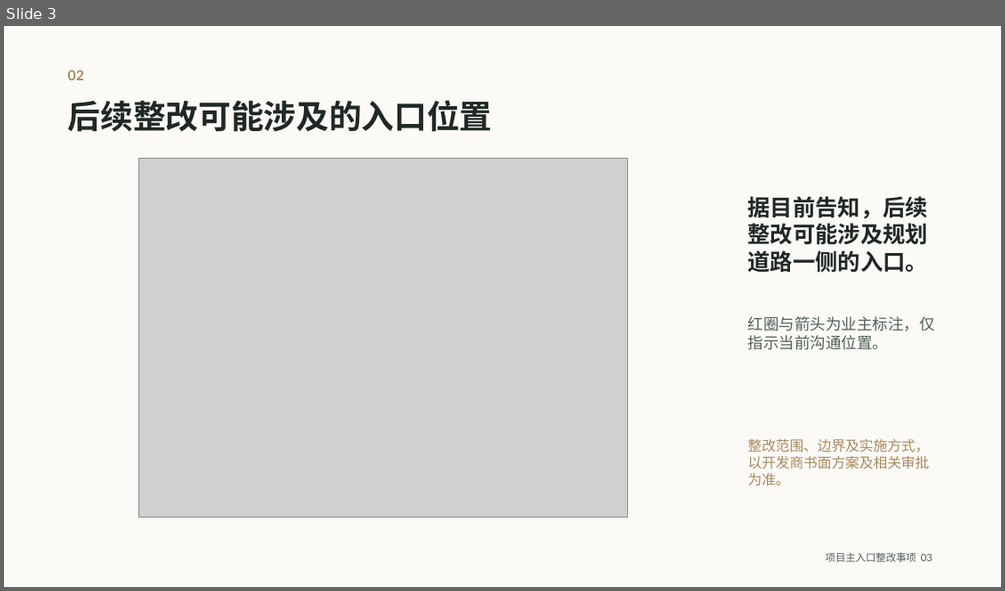
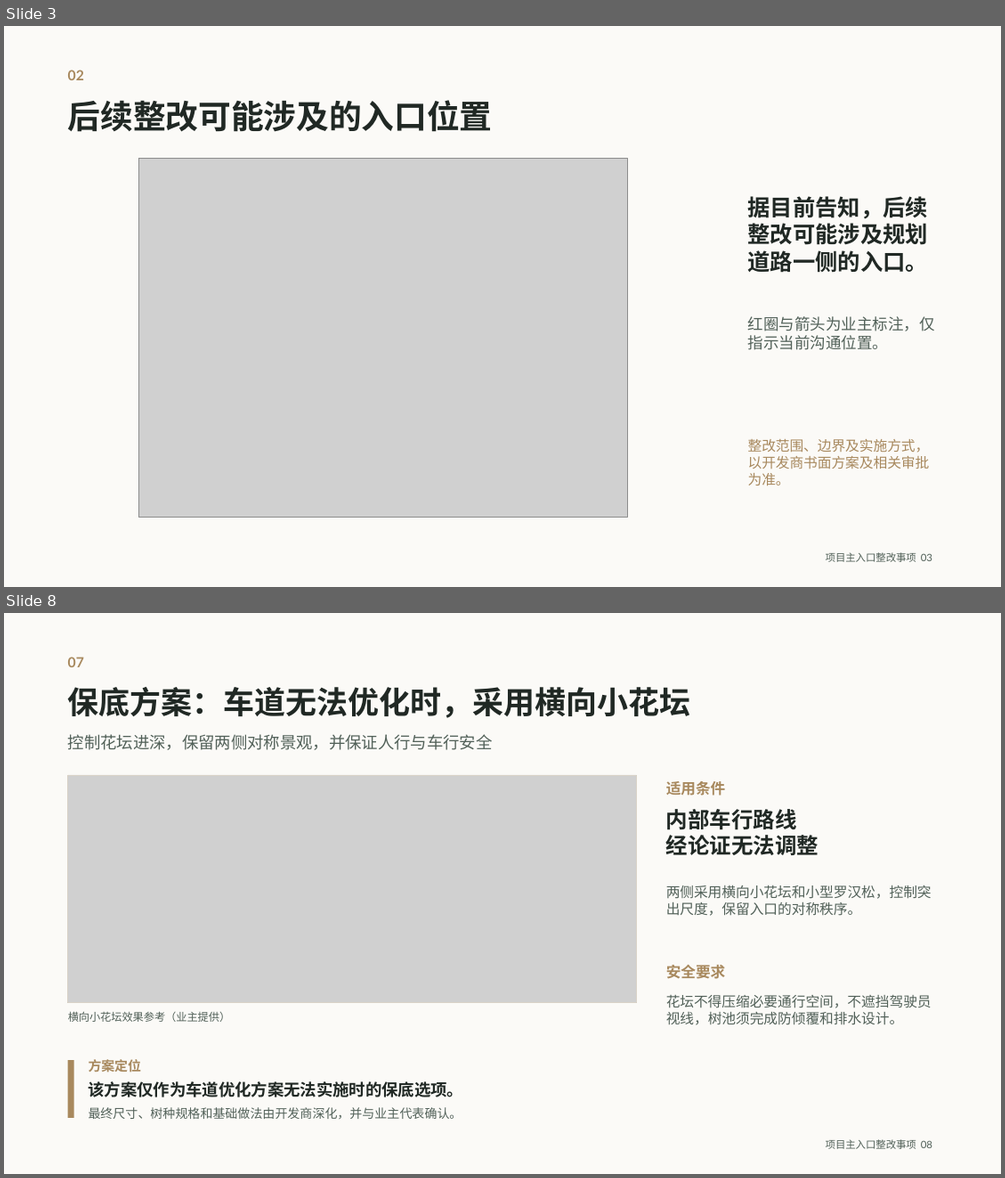
Before and after one commit to jwcesign/entrance-remediation-public-site, a slide deck: files/project-entrance-owner-opinion.pptx. Shown one above the other, each under a label of ours: slide 3 before the commit, slides 3 and 8 after it; the slides between them are not shown. The pictures are 1005x591 and 1005x1178 pixels, drawn with LibreOffice and Linux fonts; fonts in the diff are those of the drawing; grey boxes stand for pictures. Boxes give left, top, right and bottom in pixels: in the first picture for what was removed or moved away, otherwise in the second. Text is boxed around its words. In the diff, an @@ line names an element or a change of style, - is before the commit and + after.

```diff
--- a/files/project-entrance-owner-opinion.pptx
+++ b/files/project-entrance-owner-opinion.pptx
@@ slide 8 added at box(4, 613, 1001, 1174), background #FBFAF7 @@
@@ text added at box(68, 657, 84, 667), 13.5 pt, text #A8895E, bold @@
+07
@@ text added at box(68, 687, 691, 718), 30 pt, text #202824, bold @@
+保底方案：车道无法优化时，采用横向小花坛
@@ text added at box(68, 734, 493, 750), 15.8 pt, text #526159 @@
+控制花坛进深，保留两侧对称景观，并保证人行与车行安全
@@ picture added at box(67, 775, 636, 1003) @@
@@ rectangle added at box(67, 775, 636, 1003), outline #D9D2C7 0.75 pt @@
@@ text added at box(666, 781, 726, 795), 14.2 pt, text #A8895E, bold @@
+适用条件
@@ text added at box(666, 809, 819, 855), 21 pt, text #202824, bold @@
+内部车行路线
+经论证无法调整
@@ text added at box(666, 885, 931, 916), 13.5 pt, text #526159 @@
+两侧采用横向小花坛和小型罗汉松，控制突出尺度，保留入口的对称秩序。
@@ text added at box(666, 965, 726, 979), 14.2 pt, text #A8895E, bold @@
+安全要求
@@ text added at box(68, 1011, 231, 1022), 10.5 pt, text #526159 @@
+横向小花坛效果参考（业主提供）
@@ text added at box(666, 995, 931, 1025), 13.5 pt, text #526159 @@
+花坛不得压缩必要通行空间，不遮挡驾驶员视线，树池须完成防倾覆和排水设计。
@@ rectangle added at box(67, 1060, 73, 1118), fill #A8895E @@
@@ text added at box(89, 1059, 141, 1072), 12.8 pt, text #A8895E, bold @@
+方案定位
@@ text added at box(89, 1081, 464, 1097), 15.8 pt, text #202824, bold @@
+该方案仅作为车道优化方案无法实施时的保底选项。
@@ text added at box(89, 1107, 462, 1119), 12 pt, text #526159 @@
+最终尺寸、树种规格和基础做法由开发商深化，并与业主代表确认。
@@ text added at box(825, 1139, 932, 1149), 9.8 pt, text #526159 @@
+项目主入口整改事项 08
```
Also in this commit, not shown: 3 slides changed, 3 other slides added, 3 slides removed, 10 other files.
